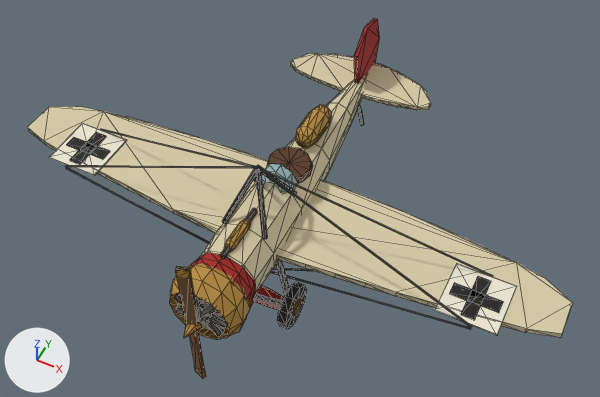
Two versions of the OBJ model Assets/Redbaron/Naves/Aguja.obj, one commit apart.
The view is the same before and after, from a 50 mm camera at (4.35, -8.02, 11.57) aimed at (0.2, 0.29, 1.18). The axes (+X, +Y, +Z) are drawn at lower left. The lights are the same throughout. The first picture is the older version. Mesh edges are drawn as thin lines. Where no turn or scale is listed for an object, it has been applied to the vertices. Vertices at exactly the same position are counted once.

Script lines for the objects in view, before the commit:
```python
me_aguja = bpy.data.meshes.new('Aguja')
me_aguja.from_pydata(...)  # 1150 vertices, 1968 faces; spans x -4.8..4.8, y -3.01..3.95, z 0.02..2.77
me_aguja.materials.append(mat_lona)  # beige #d7cba8
me_aguja.materials.append(mat_equipo)  # red #a52219
me_aguja.materials.append(mat_laton)  # orange #b68a38
me_aguja.materials.append(mat_acero)  # grey #6f6b63
me_aguja.materials.append(mat_hierro)  # dark grey #3a3733
me_aguja.materials.append(mat_crema)  # pale yellow #ede7d3
me_aguja.materials.append(mat_negro)  # black #151310
me_aguja.materials.append(mat_cuero)  # brown #59371f
me_aguja.materials.append(mat_cristal)  # cyan #9dc4ca
me_aguja.materials.append(mat_goma)  # black #252321
me_aguja.materials.append(mat_madera)  # brown #7b5531
ob_aguja = bpy.data.objects.new('Aguja', me_aguja)
ob_aguja.location = (0.0, 0.0, 0.0)
```
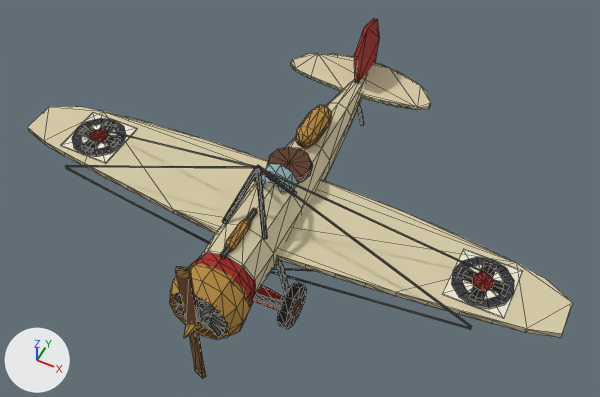
The change in detail:
Material 'CruzFondo' (mat_cruzfondo) is new.
Its base color is (0.843, 0.797, 0.652) (pale yellow #ede7d3).
Its roughness is 0.859.
Material 'EscB' (mat_escb) is new.
Its base color is (0.374, 0.0161, 0.0097) (red #a52219).
Its roughness is 0.8.
Material 'EscA' (mat_esca) is new.
Its base color is (0.0242, 0.0759, 0.259) (blue #2b4e8b).
Its roughness is 0.8.
me_aguja is used by ob_aguja; location (0.0, 0.0, 0.0).
me_aguja had 1150 vertices, 1968 faces and spanned x -4.8..4.8, y -3.01..3.95, z 0.02..2.77.
me_aguja now has 1298 vertices, 2240 faces and spans x -4.8..4.8, y -3.01..3.95, z 0.02..2.77.
me_aguja part 1: a new loose piece, a 12-sided cylinder along z spanning x -3.975..-3.025, y -0.655..0.295, z 1.4..1.42, in mat_esca (blue #2b4e8b).
me_aguja part 2: a new loose piece, a 12-sided cylinder along z spanning x -3.817..-3.183, y -0.497..0.137, z 1.405..1.435, in mat_crema (pale yellow #ede7d3).
me_aguja part 3: a new loose piece, a 10-sided cylinder along z spanning x -3.651..-3.349, y -0.338..-0.022, z 1.41..1.45, in mat_escb (red #a52219).
me_aguja part 4: the loose piece of 8 vertices spanning x -3.97..-3.03, y -0.97..-0.02, z 1.4..1.42 is moved by (0.0, 0.32, 0.0), in mat_cruzfondo (pale yellow #ede7d3).
me_aguja part 5: the loose piece of 8 vertices spanning x -3.88..-3.12, y -0.6..-0.4, z 1.4..1.43 is moved by (0.0, 0.32, 0.0).
me_aguja part 6: the loose piece of 8 vertices spanning x -3.6..-3.4, y -0.88..-0.12, z 1.4..1.44 is moved by (0.0, 0.32, 0.0).
me_aguja part 7: a new loose piece, a 12-sided cylinder along z spanning x 3.025..3.975, y -0.655..0.295, z 1.4..1.42, in mat_esca (blue #2b4e8b).
me_aguja part 8: a new loose piece, a 12-sided cylinder along z spanning x 3.183..3.817, y -0.497..0.137, z 1.405..1.435, in mat_crema (pale yellow #ede7d3).
me_aguja part 9: a new loose piece, a 10-sided cylinder along z spanning x 3.349..3.651, y -0.338..-0.022, z 1.41..1.45, in mat_escb (red #a52219).
me_aguja part 10: the loose piece of 8 vertices spanning x 3.03..3.97, y -0.97..-0.02, z 1.4..1.42 is moved by (0.0, 0.32, 0.0), in mat_cruzfondo (pale yellow #ede7d3).
me_aguja part 11: the loose piece of 8 vertices spanning x 3.12..3.88, y -0.6..-0.4, z 1.4..1.43 is moved by (0.0, 0.32, 0.0).
me_aguja part 12: the loose piece of 8 vertices spanning x 3.4..3.6, y -0.88..-0.12, z 1.4..1.44 is moved by (0.0, 0.32, 0.0).
me_aguja gains material mat_esca (blue #2b4e8b).
me_aguja gains material mat_escb (red #a52219).
me_aguja gains material mat_cruzfondo (pale yellow #ede7d3).

Changed parts and their boxes [x1, y1, x2, y2] in the pictures (600 x 397 px; the box of a moved part takes in the faces that stretch with it):
part 1 of me_aguja, added
    after: [72, 118, 126, 156]
part 2 of me_aguja, added
    after: [81, 124, 117, 149]
part 3 of me_aguja, added
    after: [90, 129, 108, 142]
part 4 of me_aguja, moved or reshaped
    before: [49, 123, 127, 176]
    after: [60, 112, 137, 164]
part 5 of me_aguja, moved or reshaped
    before: [67, 137, 110, 159]
    after: [78, 126, 120, 147]
part 6 of me_aguja, moved or reshaped
    before: [70, 132, 106, 164]
    after: [81, 121, 116, 152]
part 7 of me_aguja, added
    after: [452, 257, 514, 308]
part 8 of me_aguja, added
    after: [462, 265, 504, 299]
part 9 of me_aguja, added
    after: [473, 273, 494, 290]
part 10 of me_aguja, moved or reshaped
    before: [434, 263, 517, 335]
    after: [442, 249, 523, 318]
part 11 of me_aguja, moved or reshaped
    before: [449, 283, 503, 313]
    after: [457, 267, 509, 296]
part 12 of me_aguja, moved or reshaped
    before: [461, 276, 491, 320]
    after: [468, 261, 497, 303]
